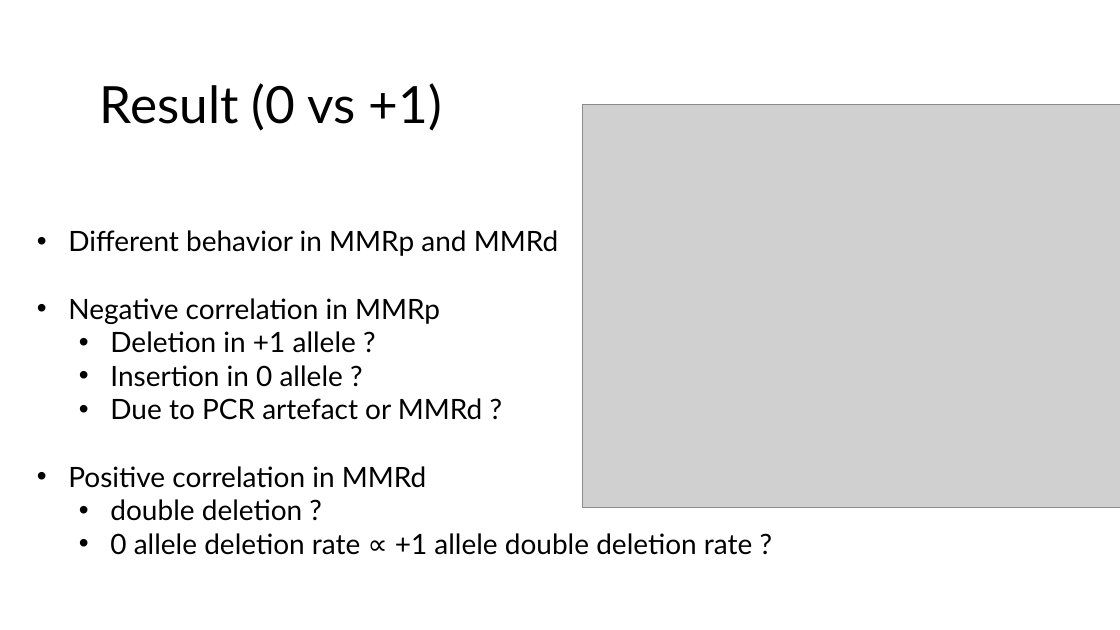
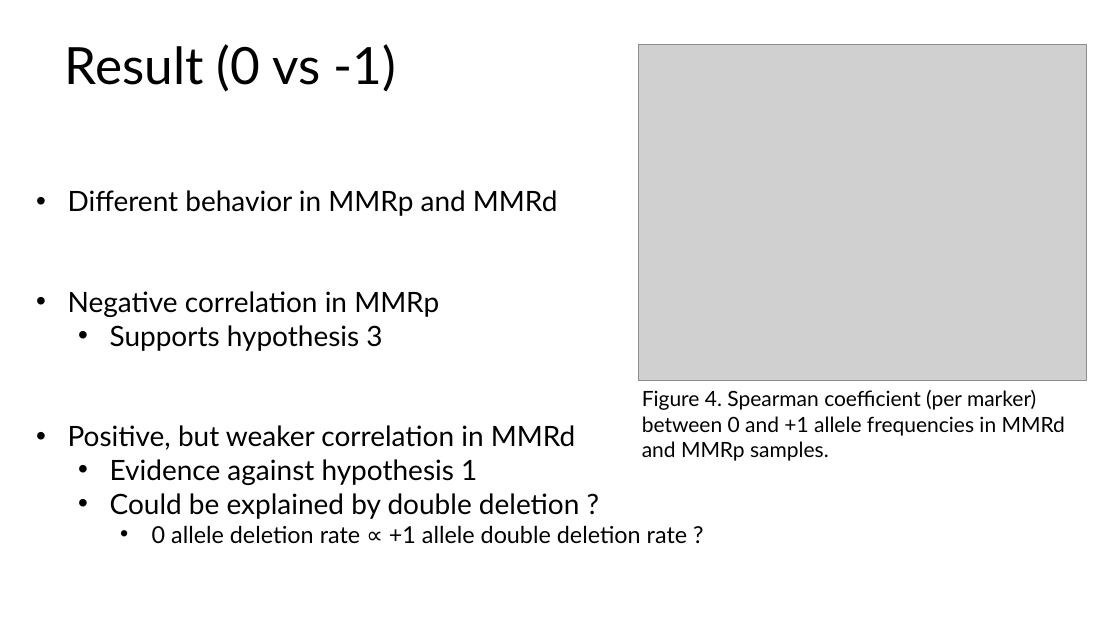
Before and after one commit to Awelson/MasterProject, a slide deck: slide 6 of Presentation1.pptx (slide 3 before the commit). Drawn at 1120x630 pixels with LibreOffice and Linux fonts; fonts in the diff are those of the drawing; grey boxes stand for pictures. Boxes give left, top, right and bottom in pixels: in the first picture for what was removed or moved away, otherwise in the second. Text is boxed around its words. In the diff, an @@ line names an element or a change of style, - is before the commit and + after.

```diff
--- a/Presentation1.pptx
+++ b/Presentation1.pptx
@@ title at [65,44,397,92]: text changed @@
-Result (0 vs +1)
+Result (0 vs -1)
@@ picture: place and size @@
-picture at [582,104,1120,507]
+picture at [639,45,1086,381]
@@ text "Different behavior in MMRp and ...": place and size @@
-text "Different behavior in MMRp and ..." at [68,230,752,555]
+text "Different behavior in MMRp and ..." at [68,190,687,543]
@@ text at [68,325,580,519]: text changed @@
-  • Deletion in +1 allele ?
-  • Insertion in 0 allele ?
-  • Due to PCR artefact or MMRd ?
-• Positive correlation in MMRd
-  • double deletion ?
+  • Supports hypothesis 3
+• Positive, but weaker correlation in MMRd
+  • Evidence against hypothesis 1
+  • Could be explained by double deletion ?
@@ text added at [642,390,1065,461], 18 pt, text #000000 @@
+Figure 4. Spearman coefficient (per marker) between 0 and +1 allele frequencies in MMRd and MMRp samples.
@@ text at [152,525,687,543]: size 24 to 20 pt in "0 allele deletion rate ∝ +1 allele ..."; list level 2 to 3 in "0 allele deletion rate ∝ ..." @@
```
Also in this commit, not shown: 4 other slides changed, 6 slides added, 2 slides removed, 12 other files.
